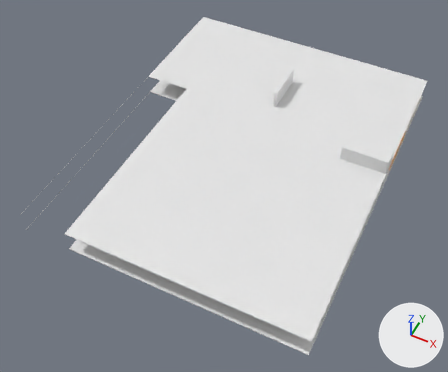
What one commit did to the Blender file plan.blend.
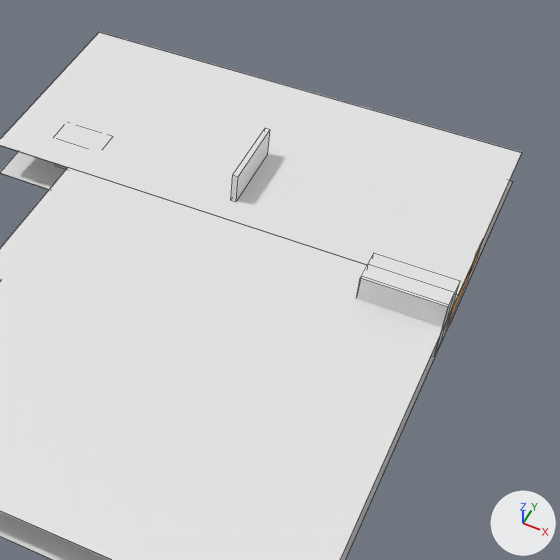
Old and new are each drawn whole from a camera (50 mm lens) standing at (51.4, -37.3, 72.7) and looking at (21.8, 22.0, -1.4) and again close up on the part from 34% to 100% of the width and 0% to 80% of the height. The lights are fixed; the arrows at lower right show +X, +Y and +Z. The close-ups show mesh edges as thin lines.

Objects in the first close-up: 'Entrée clients visiteurs', 'M01', 'Sol', 'Sol.002'.
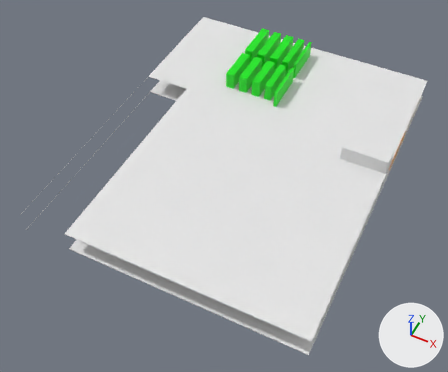
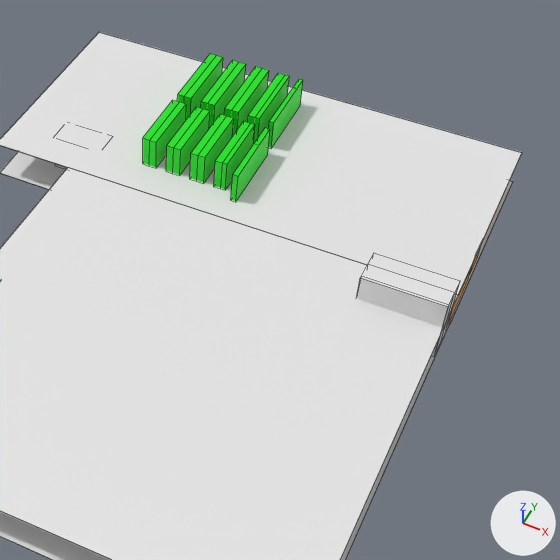
Commit message: ajout plan zone M sauf M10

The edits, one by one:
me_cube_098 has 8 vertices, 6 faces and spans x -0.69..0.69, y -0.66..0.66, z -0.78..0.78.
me_cube_098 now uses material mat_material_004 (green #00e70c).
Mesh me_cube_115 is new.
It is a box spanning x -2.11..2.11, y -1.35..1.35, z -1.27..1.27.
It uses material mat_material_004 (green #00e70c).
Mesh me_cube_107 is new.
It is a box spanning x -1.69..1.69, y -0.96..0.96, z -1.27..1.27.
It uses material mat_material_004 (green #00e70c).
Object 'M19' (ob_m19) is new; it shows me_cube_115.
Its location is (14.09, 50.1, 4.95).
Its scale is (0.166, 2.76, 1.18).
Object 'M18' (ob_m18) is new; it shows a copy of me_cube_115.
Its location is (14.79, 50.1, 4.95).
Its scale is (0.166, 2.76, 1.18).
Object 'M17' (ob_m17) is new; it shows a copy of me_cube_115.
Its location is (16.51, 50.1, 4.95).
Its scale is (0.166, 2.76, 1.18).
Object 'M16' (ob_m16) is new; it shows a copy of me_cube_115.
Its location is (17.21, 50.1, 4.95).
Its scale is (0.166, 2.76, 1.18).
Object 'M15' (ob_m15) is new; it shows a copy of me_cube_115.
Its location is (18.93, 50.1, 4.95).
Its scale is (0.166, 2.76, 1.18).
Object 'M14' (ob_m14) is new; it shows a copy of me_cube_115.
Its location is (19.63, 50.1, 4.95).
Its scale is (0.166, 2.76, 1.18).
Object 'M13' (ob_m13) is new; it shows a copy of me_cube_115.
Its location is (21.3, 50.1, 4.95).
Its scale is (0.166, 2.76, 1.18).
Object 'M12' (ob_m12) is new; it shows a copy of me_cube_115.
Its location is (21.88, 50.1, 4.95).
Its scale is (0.106, 2.76, 1.18).
Object 'M09' (ob_m09) is new; it shows me_cube_107.
Its location is (14.07, 42.17, 4.95).
Its scale is (0.208, 3.32, 1.18).
Object 'M08' (ob_m08) is new; it shows a copy of me_cube_107.
Its location is (14.77, 42.17, 4.95).
Its scale is (0.208, 3.32, 1.18).
Object 'M07' (ob_m07) is new; it shows a copy of me_cube_107.
Its location is (16.49, 42.17, 4.95).
Its scale is (0.208, 3.32, 1.18).
Object 'M06' (ob_m06) is new; it shows a copy of me_cube_107.
Its location is (17.19, 42.17, 4.95).
Its scale is (0.208, 3.32, 1.18).
Object 'M05' (ob_m05) is new; it shows a copy of me_cube_107.
Its location is (18.9, 42.17, 4.95).
Its scale is (0.208, 3.32, 1.18).
Object 'M04' (ob_m04) is new; it shows a copy of me_cube_107.
Its location is (19.6, 42.17, 4.95).
Its scale is (0.208, 3.32, 1.18).
Object 'M03' (ob_m03) is new; it shows a copy of me_cube_107.
Its location is (21.29, 42.17, 4.95).
Its scale is (0.208, 3.32, 1.18).
Object 'M02' (ob_m02) is new; it shows a copy of me_cube_107.
Its location is (21.86, 42.17, 4.95).
Its scale is (0.133, 3.32, 1.18).
Object 'M11' (ob_m11) is new; it shows a copy of me_cube_115.
Its location is (23.3, 50.1, 4.95).
Its scale is (0.106, 2.76, 1.18).

Changed parts and their boxes (x1, y1, x2, y2) in the close-ups (560 x 560 px):
'M01', recoloured (grey to green)
    both: (231, 127, 270, 201)
'M04', added (green)
    after: (197, 116, 234, 183)
'M06', added (green)
    after: (173, 109, 210, 175)
'M08', added (green)
    after: (149, 102, 186, 167)
'M16', added (green)
    after: (207, 62, 246, 128)
'M14', added (green)
    after: (231, 68, 269, 135)
'M18', added (green)
    after: (184, 55, 223, 120)
'M11', added (green)
    after: (269, 79, 303, 148)
'M02', added (green)
    after: (221, 123, 255, 190)
'M12', added (green)
    after: (254, 75, 290, 143)
'M03', added (green)
    after: (214, 121, 251, 188)
'M05', added (green)
    after: (190, 114, 227, 180)
'M07', added (green)
    after: (166, 107, 203, 173)
'M09', added (green)
    after: (143, 100, 179, 165)
'M13', added (green)
    after: (248, 73, 285, 124)
'M15', added
    after: (224, 67, 262, 117)
'M17', added
    after: (201, 60, 239, 110)
'M19', added
    after: (177, 54, 216, 103)
